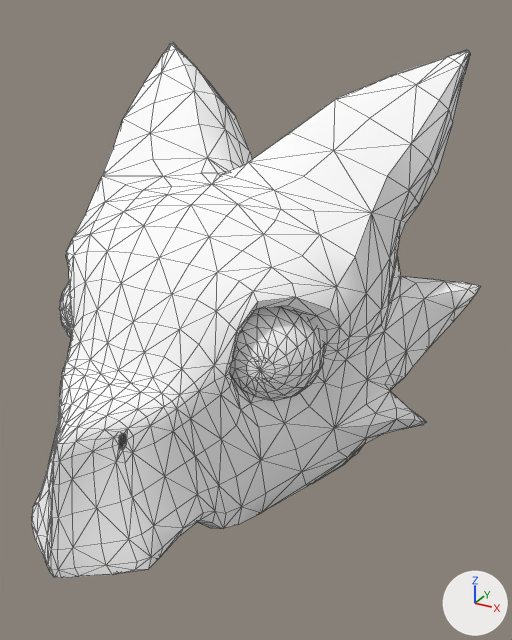
Two versions of the glTF model client-xr/public/models/environment/optimized/blob_birb.glb, one commit apart.
Both versions are drawn from a 50 mm camera at (2.16, -3.88, 2.81) aimed at (0.32, -0.53, 1.13). The axes (+X, +Y, +Z) are drawn at lower right. The lights are the same throughout. The first picture is the older version. Mesh edges are drawn as thin lines. Vertices at exactly the same position are counted once.

The first picture shows 'Birb_Blob'.
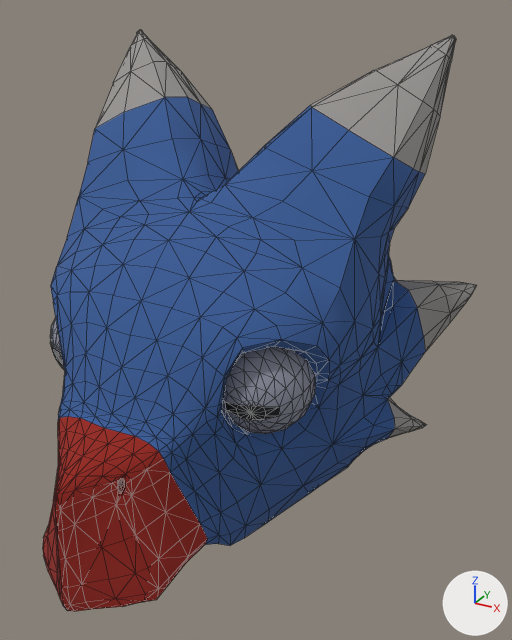
Where the change shows, as pixel boxes (x1, y1, x2, y2) in the pictures (512 x 640 px; the box of a moved part takes in the faces that stretch with it):
'Birb_Blob', surface changed, reshaped (8% taller): before (31, 42, 480, 578); after (43, 30, 476, 611)
part 1 of me_cube_172, moved or reshaped: before (230, 307, 324, 401); after (222, 347, 315, 434)
part 2 of me_cube_172, moved or reshaped: before (59, 282, 72, 338); after (50, 317, 65, 371)
part 3 of me_cube_172, moved or reshaped: before (31, 42, 480, 578); after (43, 30, 476, 611)

What the commit changed:
Picture 'Atlas_Monsters' (img_atlas_monsters) is new.
In material 'Atlas' (mat_atlas), base_color is no longer (1.0, 1.0, 1.0), white #ffffff.
In material 'Atlas' (mat_atlas), texture is now set to img_atlas_monsters.
me_cube_172 is used by ob_birb_blob; location (0.0, 0.0, 0.0).
me_cube_172 had 1588 vertices, 3164 faces and spanned x -1.4..1.4, y -2.01..0.74, z -0.03..2.58.
me_cube_172 now has 1588 vertices, 3164 faces and spans x -1.4..1.4, y -1.97..0.68, z -0.14..2.67.
me_cube_172 part 1: the loose piece of 186 vertices spanning x 0.28..0.85, y -1.09..-0.51, z 0.84..1.41 is turned 10 degrees about the x axis through its middle, then moved by (0.0, -0.1, -0.15).
me_cube_172 part 2: the loose piece of 186 vertices spanning x -0.85..-0.28, y -1.09..-0.51, z 0.84..1.41 is turned 10 degrees about the x axis through its middle, then moved by (0.0, -0.1, -0.15).
me_cube_172 part 3: 1215 of 1588 vertices moved; they spanned x -1.4..1.4, y -2.01..0.74, z -0.03..2.58 and now span x -1.4..1.4, y -1.97..0.68, z -0.14..2.67; mean shift (0.0, -0.1, -0.07); largest move (-1.07, 0.72, 2.58) -> (-1.07, 0.34, 2.67).
